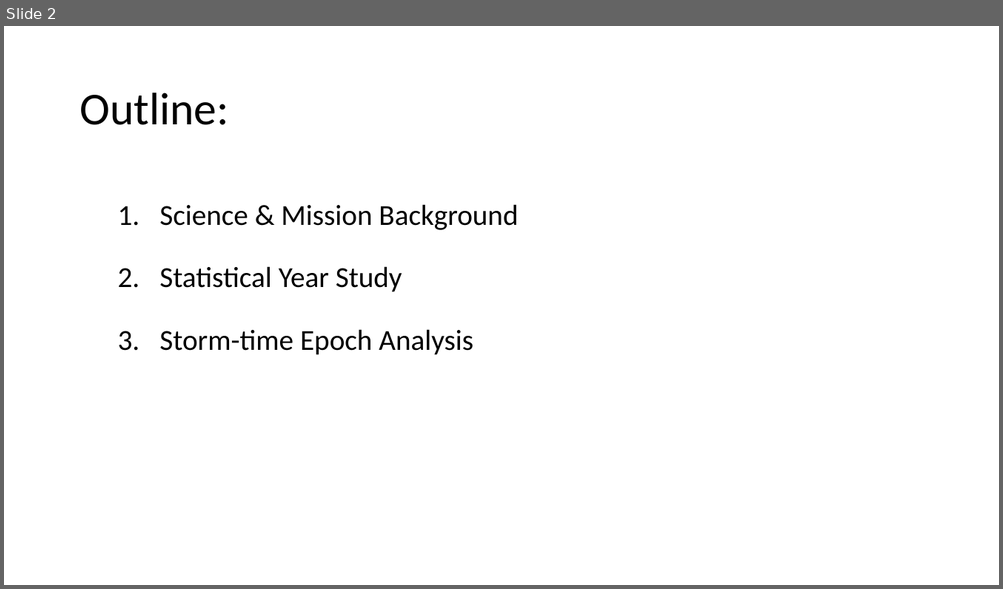
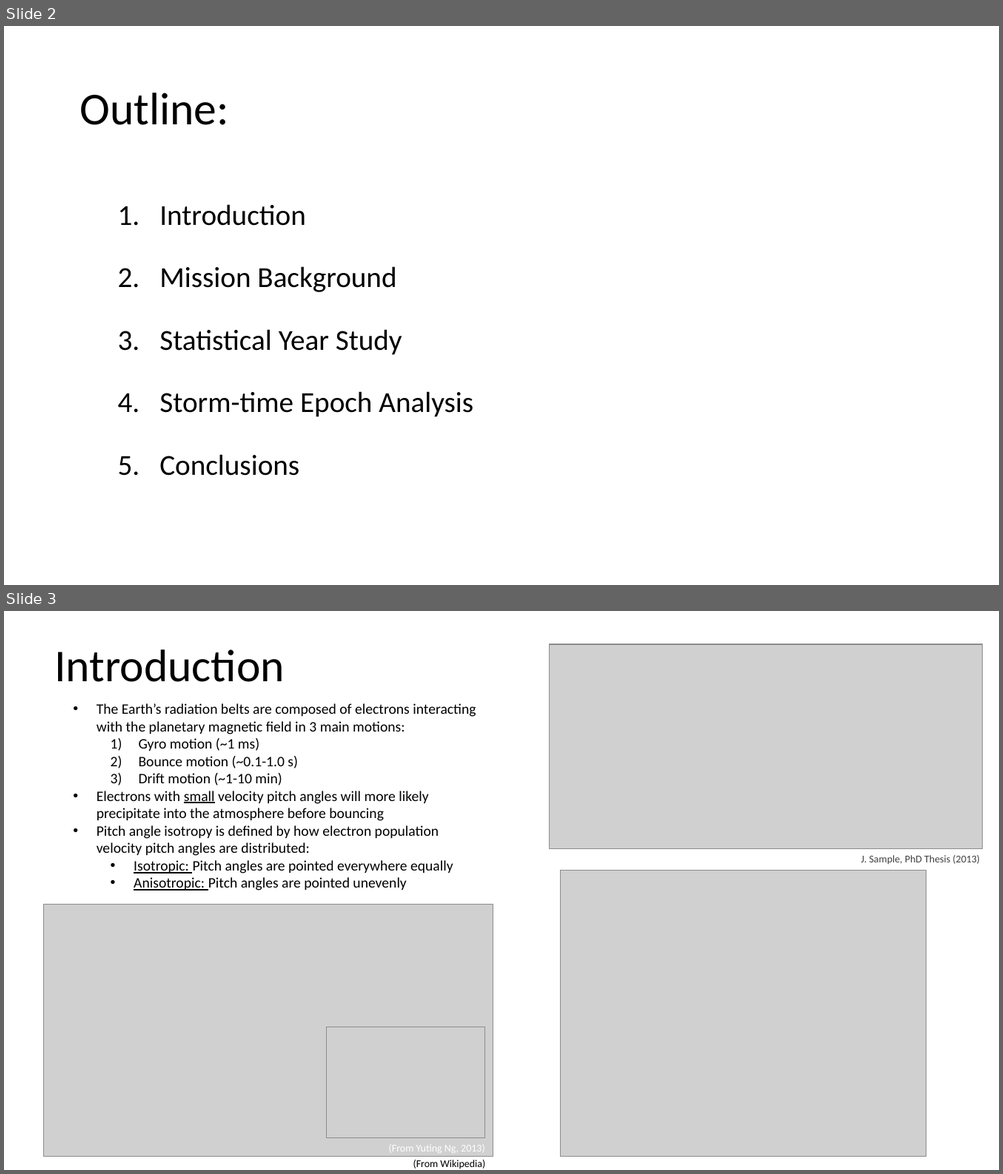
Before and after one commit to conradmr98/lasp-microburst-research, a slide deck: sampexlib/Concept Summaries/AGU Research Presentation (15min).pptx. Shown one above the other, each under a label of ours: slide 2 before the commit, slides 2 and 3 after it. The pictures are 1003x589 and 1003x1174 pixels, drawn with LibreOffice and Linux fonts; fonts in the diff are those of the drawing; grey boxes stand for pictures. Boxes give left, top, right and bottom in pixels: in the first picture for what was removed or moved away, otherwise in the second. Text is boxed around its words. In the diff, an @@ line names an element or a change of style, - is before the commit and + after.

```diff
--- a/sampexlib/Concept Summaries/AGU Research Presentation (15min).pptx
+++ b/sampexlib/Concept Summaries/AGU Research Presentation (15min).pptx
@@ slide 3 added at (4,611,999,1170), background #FFFFFF @@
@@ title added at (54,649,284,682), 44 pt, text #000000 @@
+Introduction
@@ picture added at (549,644,982,849) @@
@@ text added at (96,703,475,891), 14 pt, text #000000 @@
+• The Earth’s radiation belts are composed of electrons interacting with the planetary magnetic field in 3 main motions:
+  1) Gyro motion (~1 ms)
+  2) Bounce motion (~0.1-1.0 s)
+  3) Drift motion (~1-10 min)
+• Electrons with small velocity pitch angles will more likely precipitate into the atmosphere before bouncing
+• Pitch angle isotropy is defined by how electron population velocity pitch angles are distributed:
+  • Isotropic: Pitch angles are pointed everywhere equally
+  • Anisotropic: Pitch angles are pointed unevenly
@@ picture added at (560,871,926,1157) @@
@@ text added at (861,855,979,865), 10 pt, text #404040 @@
+J. Sample, PhD Thesis (2013)
@@ picture added at (43,904,493,1157) @@
@@ picture added at (327,1028,485,1139) @@
@@ text added at (389,1145,485,1153), 10 pt, text #FFFFFF @@
+(From Yuting Ng, 2013)
@@ text added at (413,1160,485,1170), 10 pt, text #000000 @@
+(From Wikipedia)
@@ slide 2 changed as well @@
@@ text at (159,204,396,292): text changed @@
-1. Science & Mission Background
+1. Introduction
+2. Mission Background
@@ text at (159,454,299,476): paragraph added @@
+5. Conclusions
```
Also in this commit, not shown: 4 other slides changed, 6 other slides added, 2 slides removed, 7 other files.
